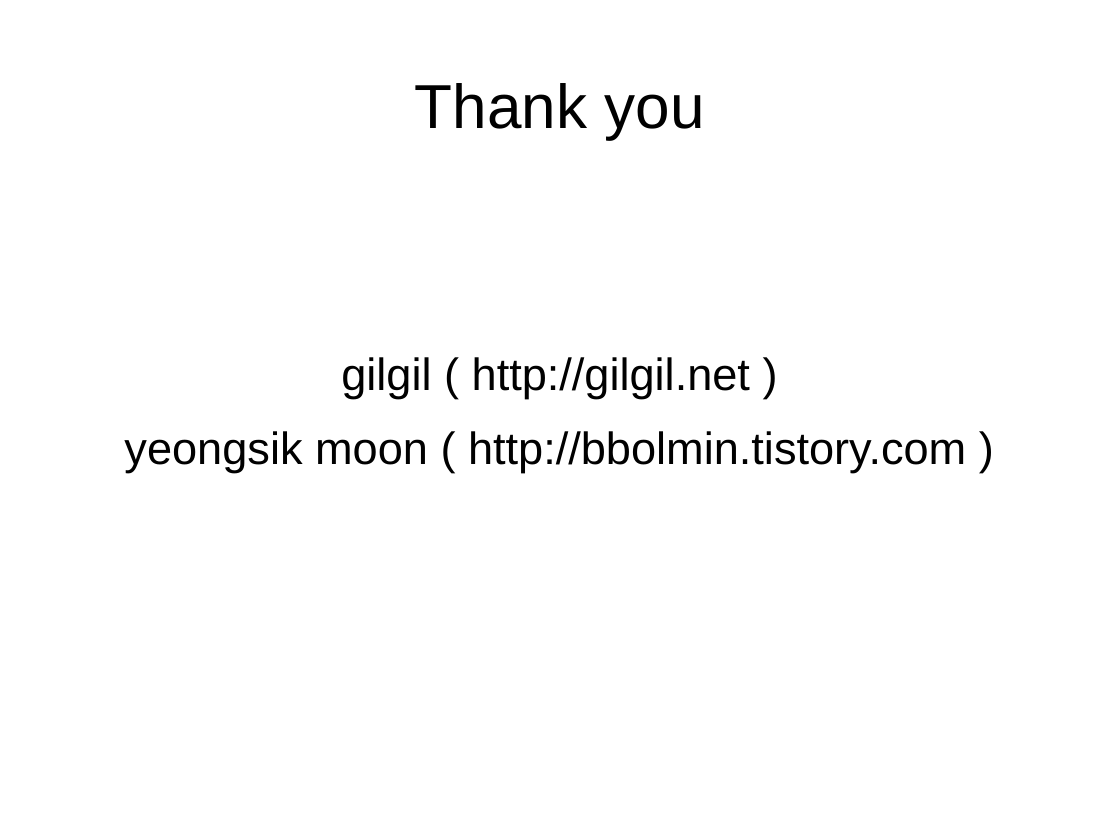
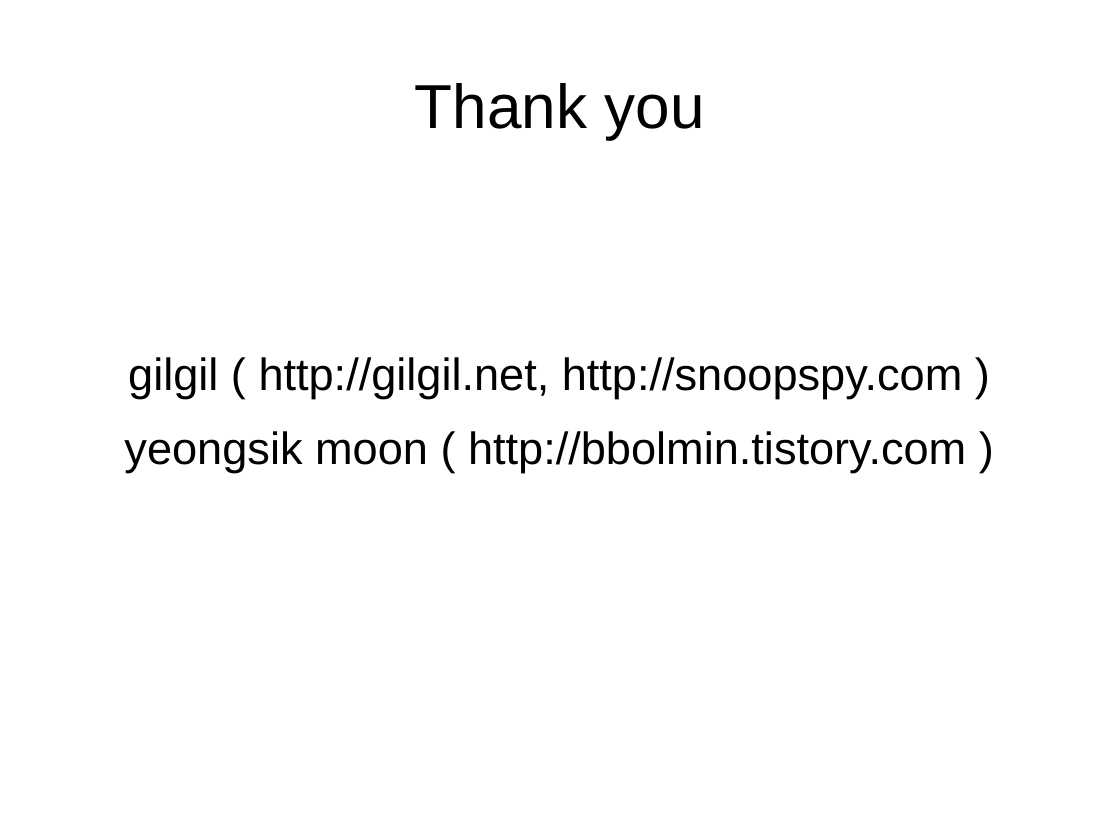
Before and after one commit to sececter/doc, a slide deck: slide 19 of poc2015_wpa_based_packet_decrypt(ko).odp. Drawn at 1120x840 pixels with LibreOffice and Linux fonts; fonts in the diff are those of the drawing. Boxes give left, top, right and bottom in pixels: in the first picture for what was removed or moved away, otherwise in the second. Text is boxed around its words. In the diff, an @@ line names an element or a change of style, - is before the commit and + after.

```diff
--- a/poc2015_wpa_based_packet_decrypt(ko).odp
+++ b/poc2015_wpa_based_packet_decrypt(ko).odp
@@ text at (128,357,963,398): text changed @@
-gilgil ( http://gilgil.net )
+gilgil ( http://gilgil.net, http://snoopspy.com )
```
Also in this commit, not shown: 5 other slides changed, 1 other file.
